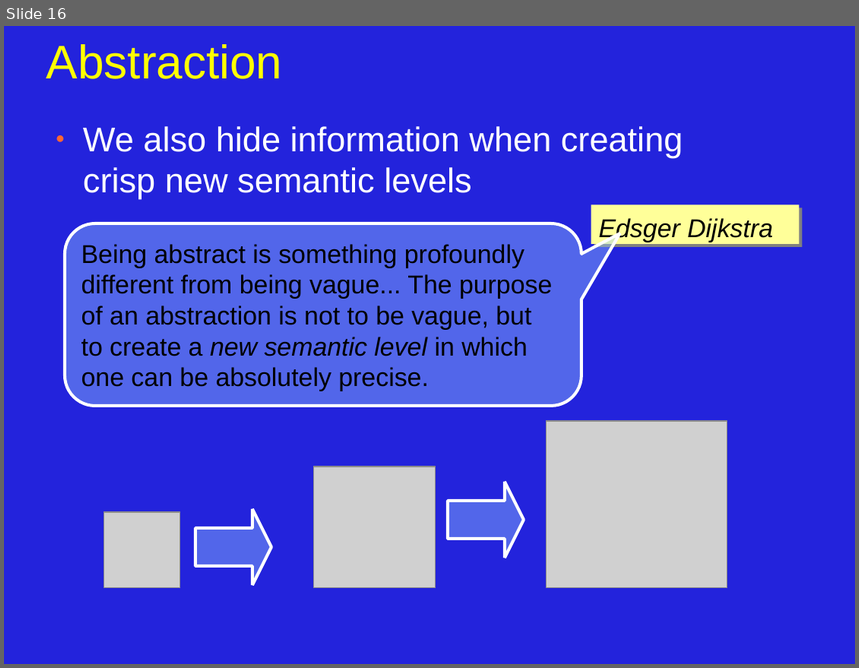
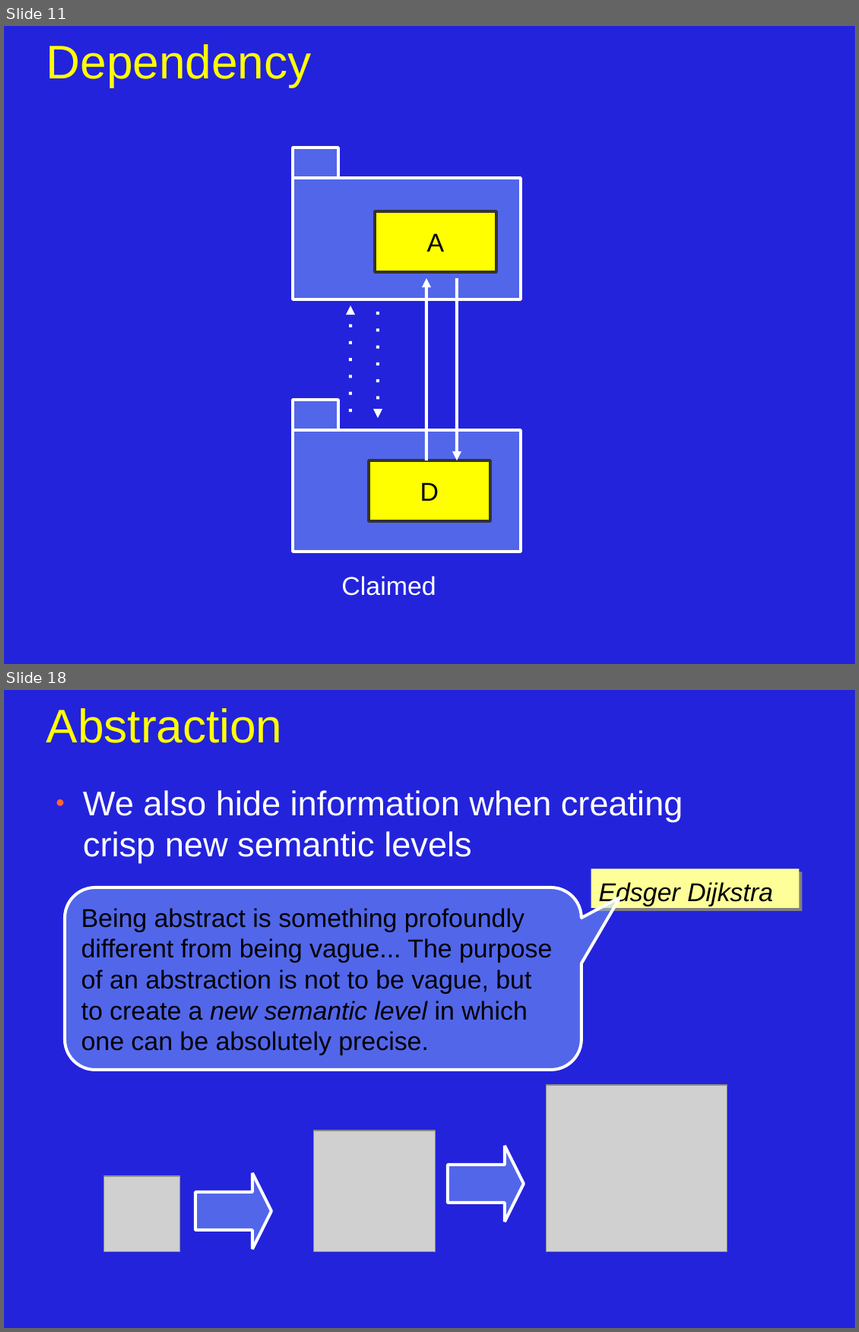
Before and after one commit to JonJagger/two-day-courses, a slide deck: cppf/08_Object_Oriented_Programming.odp. Shown one above the other, each under a label of ours: slide 16 before the commit, slides 11 and 18 after it; the slides between them are not shown. The pictures are 859x668 and 859x1332 pixels, drawn with LibreOffice and Linux fonts; fonts in the diff are those of the drawing; grey boxes stand for pictures. Boxes give left, top, right and bottom in pixels: in the first picture for what was removed or moved away, otherwise in the second. Text is boxed around its words. In the diff, an @@ line names an element or a change of style, - is before the commit and + after.

```diff
--- a/cppf/08_Object_Oriented_Programming.odp
+++ b/cppf/08_Object_Oriented_Programming.odp
@@ slide 11 added at bbox=[4, 26, 855, 664], background #2323DC @@
@@ title added at bbox=[47, 44, 311, 87], 44 pt, text #FFFF00 @@
+Dependency
@@ rectangle added at bbox=[293, 148, 338, 177], fill #99CCFF at 40% opacity, outline #FFFFFF 2.83 pt @@
@@ rectangle added at bbox=[293, 178, 521, 300], fill #99CCFF at 40% opacity, outline #FFFFFF 2.83 pt @@
@@ rectangle added at bbox=[375, 211, 496, 272], fill #FFFF00, outline #333333 2.83 pt, 24 pt, text #000000 @@
+A
@@ arrow added from (427, 461) to (427, 278), #FFFFFF 2.83 pt @@
@@ arrow added from (458, 278) to (458, 461), #FFFFFF 2.83 pt @@
@@ arrow added from (351, 412) to (351, 306), #FFFFFF 2.83 pt @@
@@ arrow added from (378, 312) to (378, 418), #FFFFFF 2.83 pt @@
@@ rectangle added at bbox=[293, 400, 338, 430], fill #99CCFF at 40% opacity, outline #FFFFFF 2.83 pt @@
@@ rectangle added at bbox=[293, 431, 521, 552], fill #99CCFF at 40% opacity, outline #FFFFFF 2.83 pt @@
@@ rectangle added at bbox=[369, 461, 490, 522], fill #FFFF00, outline #333333 2.83 pt, 24 pt, text #000000 @@
+D
@@ text added at bbox=[341, 576, 436, 596], 24 pt, text #FFFFFF @@
+Claimed
@@ what was slide 16 is now slide 18 @@
```
Also in this commit, not shown: 6 slides changed, 3 other slides added.
